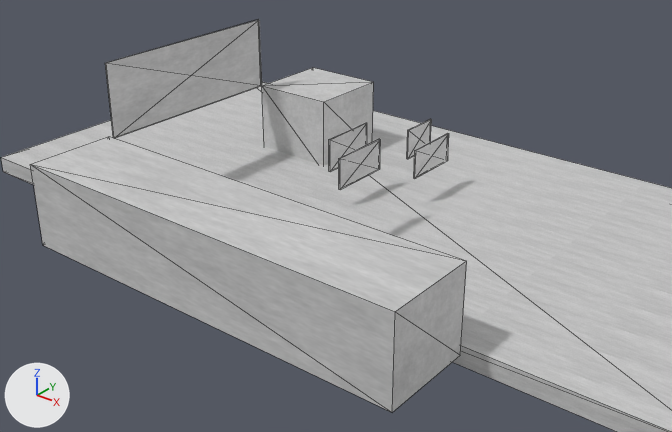
The glTF model project/Resources/Model/gltf/Stage/dash.gltf as it was, and as the next commit left it.
Before and after are seen from a 50 mm camera at (66.9, -116.3, 53.5) aimed at (1.3, -34.2, 2.6). Lighting does not change. The marker at lower left points along +X, +Y and +Z. The picture after the commit comes second. Mesh edges are drawn as thin lines.

In view in the first picture: '立方体', '立方体.001', '立方体.002', '立方体.003', '立方体.004', '立方体.005', '立方体.006', '立方体.007'.
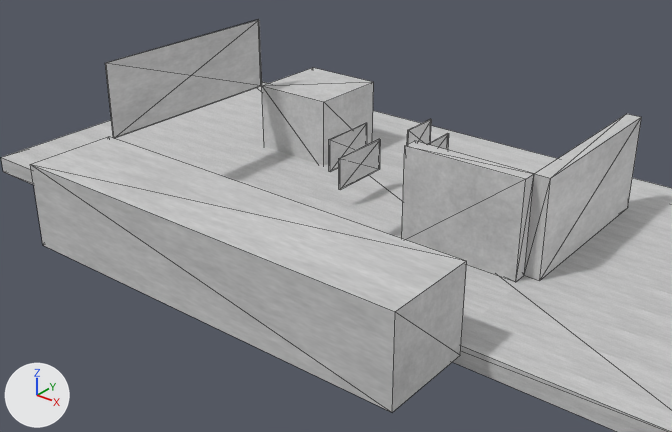
What differs and where, as boxes [x1, y1, x2, y2] in the pictures (672 x 432 px):
'立方体.009', added
    after: [402, 141, 534, 282]
'立方体.008', added
    after: [524, 114, 642, 281]

Edits to the bpy script that builds the scene:
```text
Add me_立方体_010:
    me_立方体_010.from_pydata(...)  # a box spanning x 9.1..25.0, y -31.0..-29.0, z 0.2..13.0
    me_立方体_010.materials.append(mat_マテリアル)  # picture img_concrete
Add me_立方体_008:
    me_立方体_008.from_pydata(...)  # a box spanning x 25.0..27.0, y -29.0..-4.0, z 0.2..13.0
    me_立方体_008.materials.append(mat_マテリアル)  # picture img_concrete
Add ob_立方体_009:
    ob_立方体_009 = bpy.data.objects.new('立方体.009', me_立方体_010)
    ob_立方体_009.location = (0.0, 0.0, 0.0)
Add ob_立方体_008:
    ob_立方体_008 = bpy.data.objects.new('立方体.008', me_立方体_008)
    ob_立方体_008.location = (0.0, 0.0, 0.0)
```
